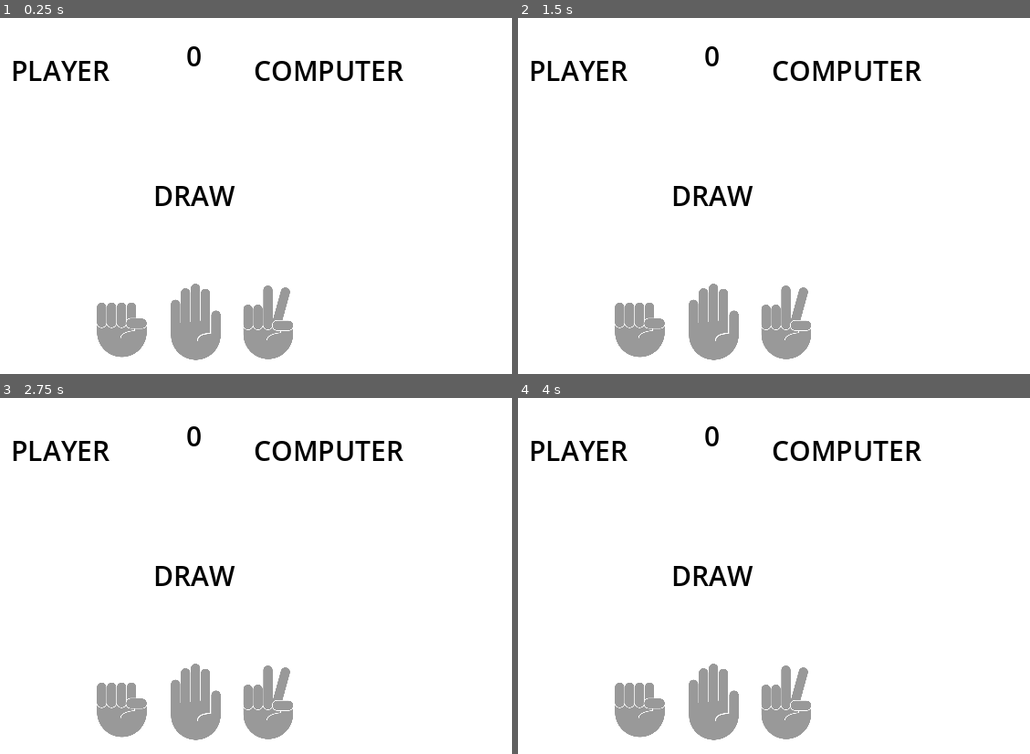
Above: before the commit, frames 1-4 (two rows, left to right).
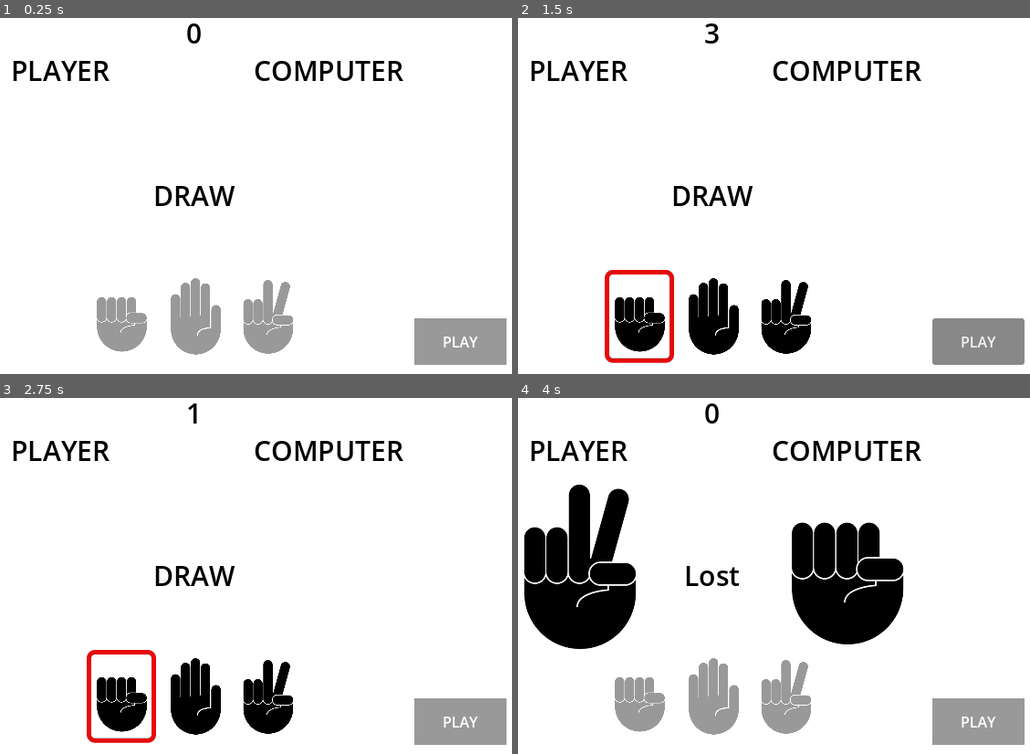
Above: after the commit, the same moments.

Repository: UnusualTitan711x/Rock-Papaer-Scissors-Game
Game: Godot game, scene res://scenes/game.tscn
The game is run twice, just before and just after one commit, with the same random seed, the same clock (stepped at 60 frames per second) and the same inputs.
Inputs (mouse positions are in pixels of both pictures, inside the frame that each line leads up to):
- Up to frame 1 (0.25 s): no input
- Up to frame 2 (1.5 s): click (978, 341) at 0.5 s, where only the run after the commit has a clickable "PLAY"; click (978, 341) at 1.25 s, where only the run after the commit has a clickable "PLAY"
- Up to frame 3 (2.75 s): click (122, 697) at 2.02 s
- Up to frame 4 (4 s): click (712, 697) at 2.77 s; click (784, 697) at 3.52 s

The runs differ from the first frame. In frame 1, 3.7% of the frame differs, in the area x 18-99%, y 1-98%; in frame 2, 8.0%; in frame 3, 7.9%; in frame 4, 17%, in the area x 1-99%, y 1-98%.

Commit message:
small bug fixes and play button

Diff:
--- a/scenes/game.tscn
+++ b/scenes/game.tscn
@@ -37,6 +37,10 @@
 [sub_resource type="StyleBoxFlat" id="StyleBoxFlat_yqjtg"]
 bg_color = Color(0.6, 0.6, 0.6, 0)
 
+[sub_resource type="StyleBoxFlat" id="StyleBoxFlat_gee14"]
+
+[sub_resource type="StyleBoxFlat" id="StyleBoxFlat_u5sy4"]
+
 [node name="Game" type="Node2D"]
 script = ExtResource("1_uwrxv")
 
@@ -101,17 +105,17 @@
 metadata/_edit_use_anchors_ = true
 
 [node name="HandsButtons" type="HBoxContainer" parent="CanvasLayer"]
-anchors_preset = 8
-anchor_left = 0.5
-anchor_top = 0.5
-anchor_right = 0.5
-anchor_bottom = 0.5
-offset_left = -38.0
-offset_top = 87.5
-offset_right = 38.0
-offset_bottom = 188.5
-grow_horizontal = 2
-grow_vertical = 2
+anchors_preset = 7
+anchor_left = 0.5
+anchor_top = 1.0
+anchor_right = 0.5
+anchor_bottom = 1.0
+offset_left = -118.0
+offset_top = -121.0
+offset_right = 118.0
+offset_bottom = -20.0
+grow_horizontal = 2
+grow_vertical = 0
 
 [node name="RockButton" type="Button" parent="CanvasLayer/HandsButtons"]
 unique_name_in_owner = true
@@ -168,23 +172,36 @@
 vertical_alignment = 1
 
 [node name="Countdown" type="Label" parent="CanvasLayer"]
-anchors_preset = 8
-anchor_left = 0.5
-anchor_top = 0.5
-anchor_right = 0.5
-anchor_bottom = 0.5
+anchors_preset = 5
+anchor_left = 0.5
+anchor_right = 0.5
 offset_left = -51.0
-offset_top = -177.5
 offset_right = 51.0
-offset_bottom = -128.5
-grow_horizontal = 2
-grow_vertical = 2
+offset_bottom = 49.0
+grow_horizontal = 2
 theme_override_colors/font_color = Color(0, 0, 0, 1)
 theme_override_font_sizes/font_size = 30
 text = "5"
 horizontal_alignment = 1
 vertical_alignment = 1
 
+[node name="PlayButton" type="Button" parent="CanvasLayer"]
+anchors_preset = 3
+anchor_left = 1.0
+anchor_top = 1.0
+anchor_right = 1.0
+anchor_bottom = 1.0
+offset_left = -119.0
+offset_top = -68.0
+offset_right = -18.0
+offset_bottom = -17.0
+grow_horizontal = 0
+grow_vertical = 0
+theme_override_colors/font_color = Color(1, 1, 1, 1)
+theme_override_styles/focus = SubResource("StyleBoxFlat_gee14")
+theme_override_styles/normal = SubResource("StyleBoxFlat_u5sy4")
+text = "PLAY"
+
 [node name="Timer" type="Timer" parent="."]
 
 [connection signal="pressed" from="CanvasLayer/HandsButtons/RockButton" to="." method="_on_rock_button_pressed"]
--- a/scripts/game.gd
+++ b/scripts/game.gd
@@ -14,7 +14,7 @@
 @onready var rock_button: Button = %RockButton
 @onready var paper_button: Button = %PaperButton
 @onready var scissors_button: Button = %ScissorsButton
-
+@onready var play_button: Button = $CanvasLayer/PlayButton
 
 var player_choice: int
 var computer_choice: int
@@ -34,12 +34,19 @@
 	paper_button.focus_mode = Control.FOCUS_NONE
 	scissors_button.focus_mode = Control.FOCUS_NONE
 
+	rock_button.focus_entered.connect(_on_rock_button_pressed)
+	paper_button.focus_entered.connect(_on_paper_button_pressed)
+	scissors_button.focus_entered.connect(_on_scissors_button_pressed)
+
 	countdown_label.text = str(current_time)
 	timer.timeout.connect(_on_timer_timeout)
 
 func _process(delta: float) -> void:
 	# start the timer and let player pick a hand
-	if Input.is_action_just_pressed("start") and current_time <= 0:
+	if (Input.is_action_just_pressed("start") or play_button.button_pressed) and current_time <= 0:
+		player_texture.texture = null
+		computer_texture.texture = null
+
 		rock_button.disabled = false
 		paper_button.disabled = false
 		scissors_button.disabled = false
@@ -48,17 +55,11 @@
 		rock_button.grab_focus()
 		paper_button.focus_mode = Control.FOCUS_ALL
 		scissors_button.focus_mode = Control.FOCUS_ALL
-
+		play_button.focus_mode = Control.FOCUS_NONE
 		current_time = countdown_time
 		countdown_label.text = str(current_time)
 		timer.start()
 
-	if rock_button.focus_entered:
-		player_choice = 1
-	elif paper_button.focus_entered:
-		player_choice = 2
-	elif scissors_button.focus_entered:
-		player_choice = 3
 
 func _on_timer_timeout():
 	current_time -= 1
@@ -76,6 +77,7 @@
 	rock_button.focus_mode = Control.FOCUS_NONE
 	paper_button.focus_mode = Control.FOCUS_NONE
 	scissors_button.focus_mode = Control.FOCUS_NONE
+	play_button.focus_mode = Control.FOCUS_ALL
 
 	computer_choice = randi() % 3
 
Not shown: 1 places in scenes/game.tscn that only renumber resources
